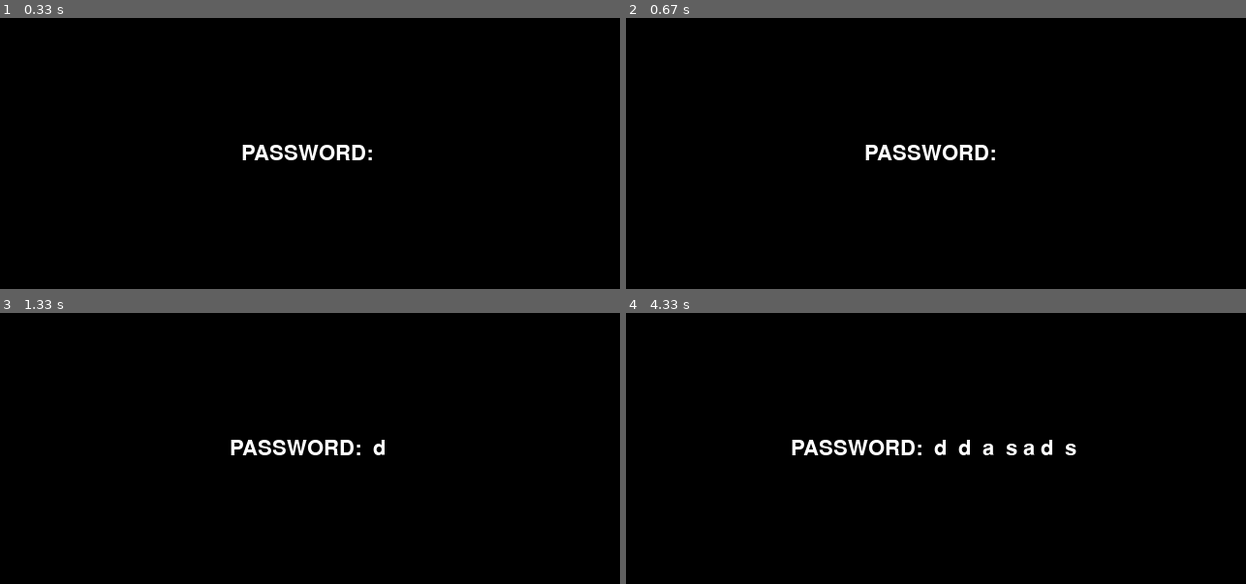
Above: before the commit, frames 1-4 (two rows, left to right).
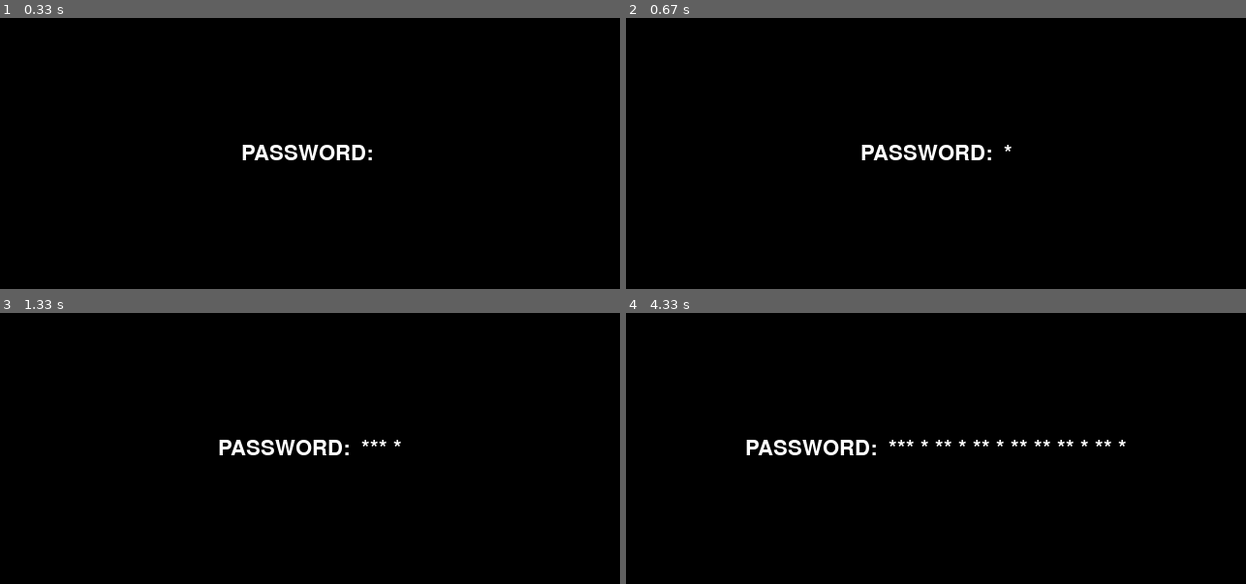
Above: after the commit, the same moments.

Repository: qdree/Python_scripts
Game: pygame game, started from eztext/example.py
Two runs of this game, one before a commit and one after it. Both use one fixed random seed, a clock stepped at 60 frames per second and the inputs below. The source is Python 2; it was converted automatically to run under Python 3.
Inputs:
- Up to frame 1 (0.33 s): no input
- Up to frame 2 (0.67 s): tap Space at 0.33 s
- Up to frame 3 (1.33 s): tap Shift at 0.67 s; hold D from 1 s (still down); tap Space at 1.07 s
- Up to frame 4 (4.33 s): tap Space at 1.37, 1.57, 1.87, 2.07, 2.37, 2.63, 2.97, 3.4, 3.7, 4.07 s; release D at 1.47 s; hold D 1.5-1.97 s; hold A 2-2.53 s; hold S 2.57-2.87 s; hold A 2.9-3.3 s; hold D 3.33-3.97 s; hold S from 4 s (still down)

Frame 1 is identical in both runs. In frame 2, 1.0% of the frame differs, in the area x 37-63%, y 46-53%; in frame 3, 1.0%; in frame 4, 1.8%, in the area x 19-81%, y 46-53%.

Commit message:
improved password verification. currently text input replacement with stars only is needed

Diff:
--- a/eztext/example.py
+++ b/eztext/example.py
@@ -25,25 +25,27 @@
 
         # events for txtbx
         events = pygame.event.get()
+
         # process other events
         for event in events:
             # close it x button si pressed
             if event.type == QUIT: return
 
-        # txtbx.set_pos(1280 / 2.0, 1024 / 2.0)
         # clear the screen
         screen.fill((0,0,0))
+
         # update txtbx
         txtbx.update(events)
+
+        # check password input
         if txtbx.chk_value(password):
             print "correct"
-        # r_pass = txtbx.get_value()
-        # print r_pass, '\n        '
+        else:
+            print "something wrong"
 
-        # if r_pass == password:
-        #     print "correct"
         # blit txtbx on the sceen
         txtbx.draw(screen)
+
         # refresh the display
         pygame.display.flip()
 
--- a/eztext/eztext.py
+++ b/eztext/eztext.py
@@ -44,8 +44,8 @@
 	def draw(self, surface):
 		""" Draw the text input to a surface """
 
-		textSurf = self.font.render(self.prompt + ' ' + self.value, 1, self.color)
-		# textSurf = self.font.render(self.prompt + ' ' + self.hidden, 1, self.color)
+		# textSurf = self.font.render(self.prompt + ' ' + self.value, 1, self.color)
+		textSurf = self.font.render(self.prompt + ' ' + self.hidden, 1, self.color)
 		textRect = textSurf.get_rect()
 		textRect.center = (640 / 2.0, 280 / 2.0)
 		surface.blit(textSurf, textRect)
@@ -170,13 +170,14 @@
 
 
 	def chk_value(self, ref):
-		#while not self.buf == ref:
-		print ("input val", type(self.value), self.value)
-		print ("reference str", type(ref), ref)
-		self.buf += self.value
-		# else:
-		if self.buf == ref:
+		print ("input val type is {0}, it contains {1} and len is {2}".format(type(self.value), self.value, len(self.value)))
+		print ("reference string type is {0}, it contains {1} and len is {2}".format(type(ref), ref, len(ref)))
+		print ("buffer type is {0}, it contains {1} and len is {2}".format(type(self.buf), self.buf, len(self.buf)))
+		# self.buf = self.value
+		if self.value == ref:
 			return  True
+		else:
+			return False
 
 	def get_value(self):
 	#while not self.buf == ref:
Not shown, changed: eztext/eztext.pyc
